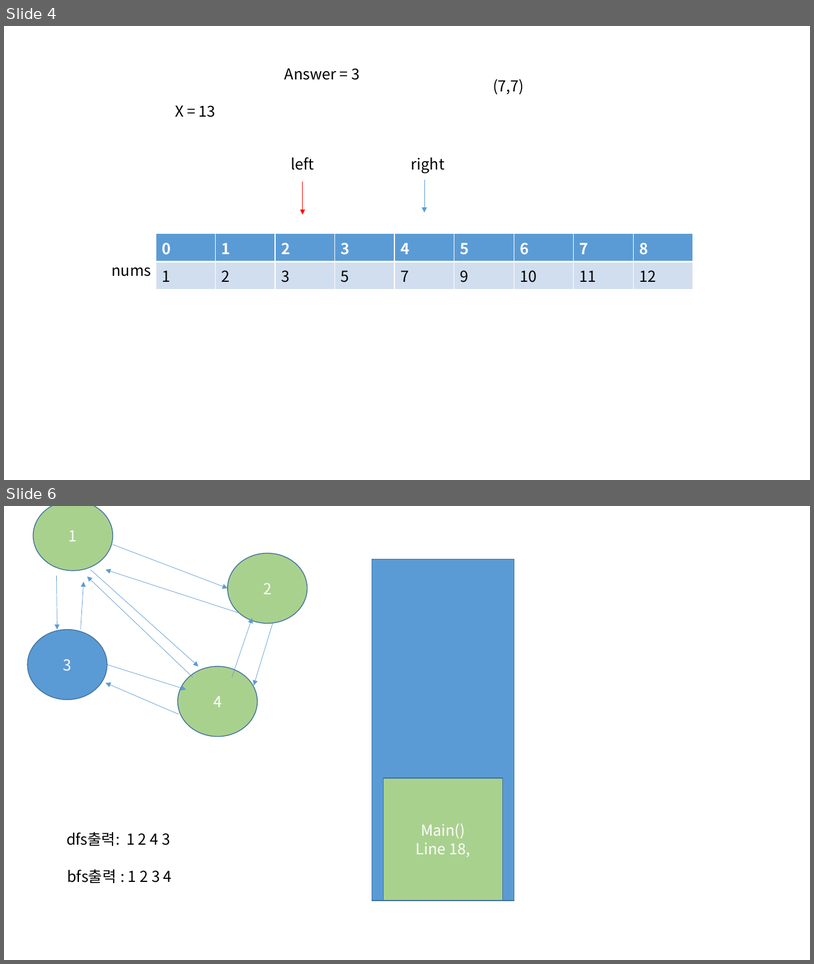
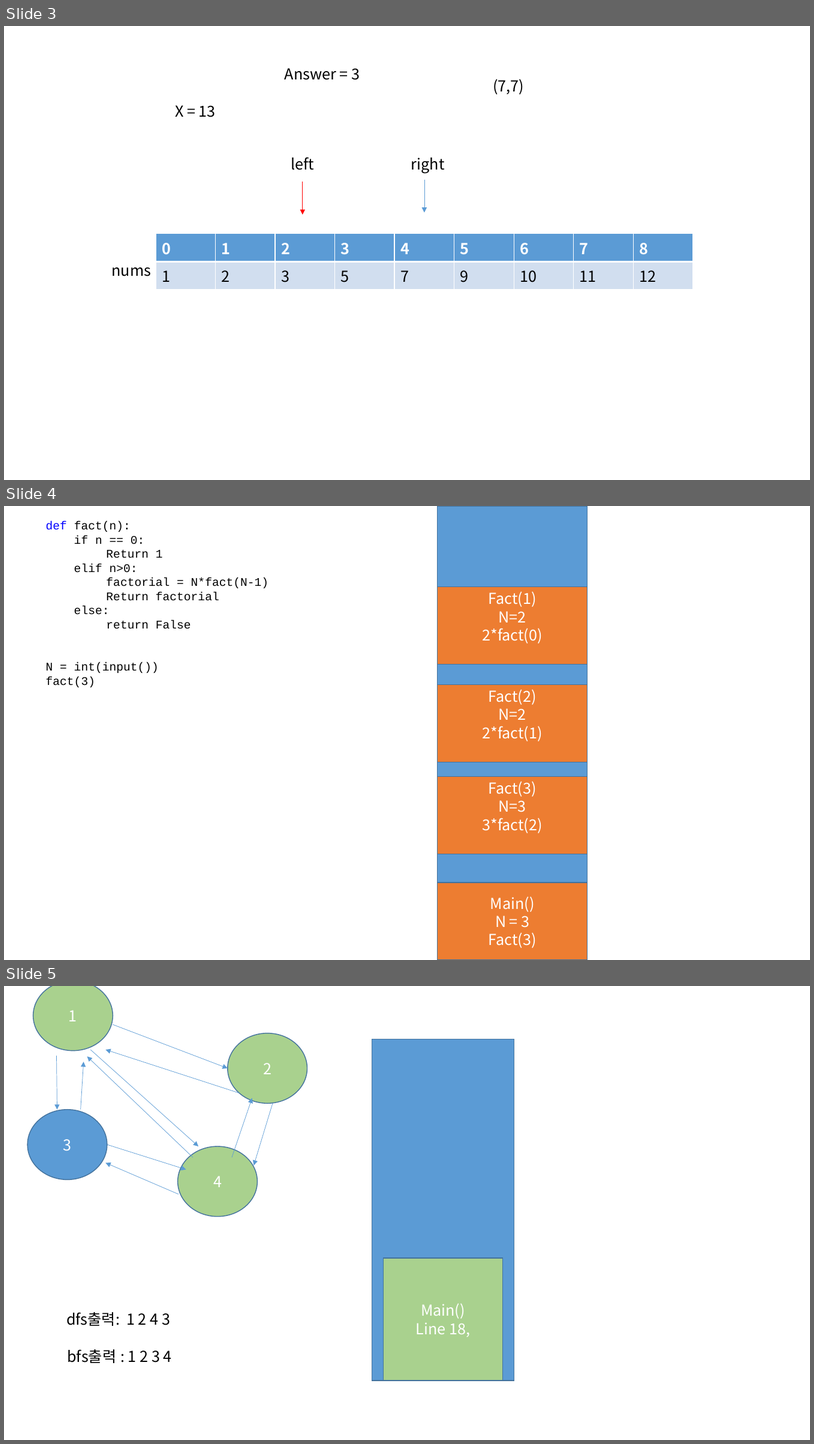
Before and after one commit to kkw-11/Problem_Solving, a slide deck: pp/r,fpv,.pptx. Shown one above the other, each under a label of ours: slides 4 and 6 before the commit, slides 3, 4 and 5 after it; the slides between them are not shown. The pictures are 814x964 and 814x1444 pixels, drawn with LibreOffice and Linux fonts; fonts in the diff are those of the drawing. Boxes give left, top, right and bottom in pixels: in the first picture for what was removed or moved away, otherwise in the second. Text is boxed around its words. In the diff, an @@ line names an element or a change of style, - is before the commit and + after.

```diff
--- a/pp/r,fpv,.pptx
+++ b/pp/r,fpv,.pptx
@@ slide 4 added at [4,506,810,960], background #FFFFFF @@
@@ text added at [46,521,269,687], 14 pt, text #000000 @@
+def fact(n):
+if n == 0:
+Return 1
+elif n>0:
+factorial = N*fact(N-1)
+Return factorial
+else:
+return False
+N = int(input())
+fact(3)
@@ rectangle added at [438,506,588,960], fill #5B9BD5, outline #43739E 1 pt @@
@@ rectangle added at [438,587,588,664], fill #ED7D31, outline #43739E 1 pt, 18 pt, text #FFFFFF @@
+Fact(1)
+N=2
+2*fact(0)
@@ rectangle added at [438,684,588,762], fill #ED7D31, outline #43739E 1 pt, 18 pt, text #FFFFFF @@
+Fact(2)
+N=2
+2*fact(1)
@@ rectangle added at [438,777,588,854], fill #ED7D31, outline #43739E 1 pt, 18 pt, text #FFFFFF @@
+Fact(3)
+N=3
+3*fact(2)
@@ rectangle added at [438,882,588,960], fill #ED7D31, outline #43739E 1 pt, 18 pt, text #FFFFFF @@
+Main()
+N = 3
+Fact(3)
@@ what was slide 4 is now slide 3 @@
@@ what was slide 6 is now slide 5 @@
```
Also in this commit, not shown: 1 slide changed, 2 slides removed, 1 other file.
